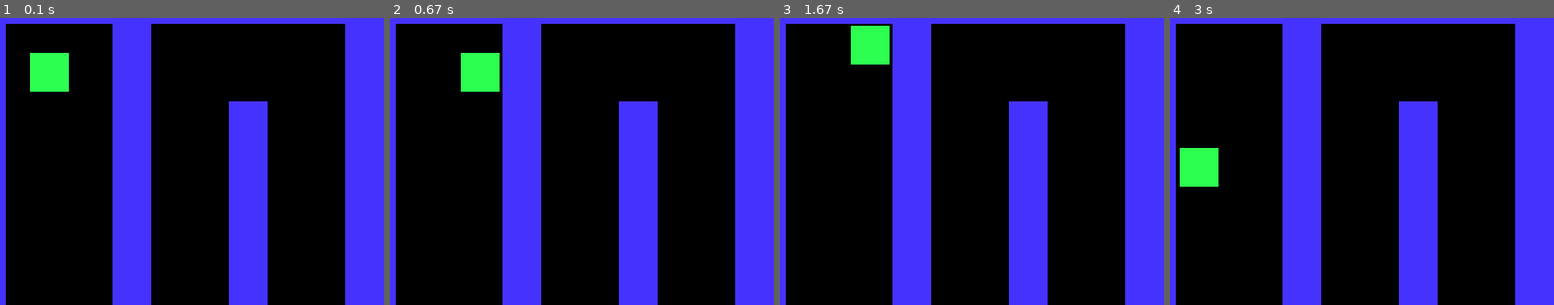
Above: before the commit, frames 1-4 (left to right).
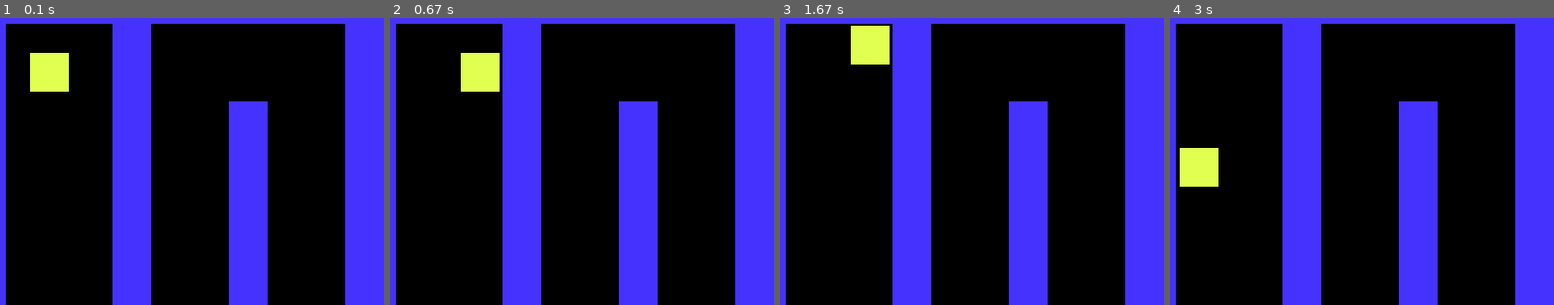
Above: after the commit, the same moments.

Repository: PikaPool360/py_game
Game: pygame game, started from main.py
Same seed, same stepped clock (60 frames per second), same inputs: the game is played once before the commit and once after it.
Inputs:
- Up to frame 1 (0.1 s): no input
- Up to frame 2 (0.67 s): hold D from 0.33 s (still down)
- Up to frame 3 (1.67 s): release D at 0.8 s; hold W 0.83-1.13 s
- Up to frame 4 (3 s): hold A 1.67-2.2 s; hold S 2.23-2.53 s
The pictures show only the part of the screen within x 0-50%, y 0-50%; the shares and areas given below are measured in that part.

The runs differ from the first frame. In frame 1, 1.4% of the frame differs, in the area x 7-18%, y 12-26%; in frame 2, 1.4%; in frame 3, 1.4%; in frame 4, 1.4%.

Commit message:
changed color of player

Diff:
--- a/main.py
+++ b/main.py
@@ -5,7 +5,7 @@
 
 SCREEN_WIDTH = 800
 SCREEN_HEIGHT = 600
-PLAYER_COLOUR = (45, 255, 80,)
+PLAYER_COLOUR = (225, 255, 80,)
 WALL_COLOUR = (70, 50, 255)
 PLAYER_SPEED = 7
 
